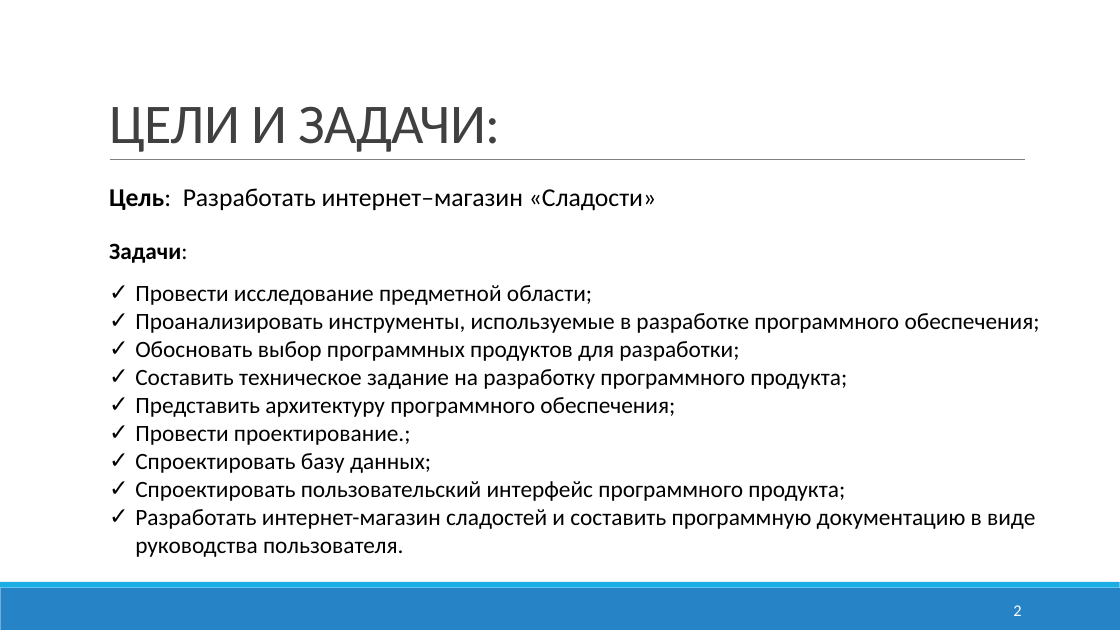
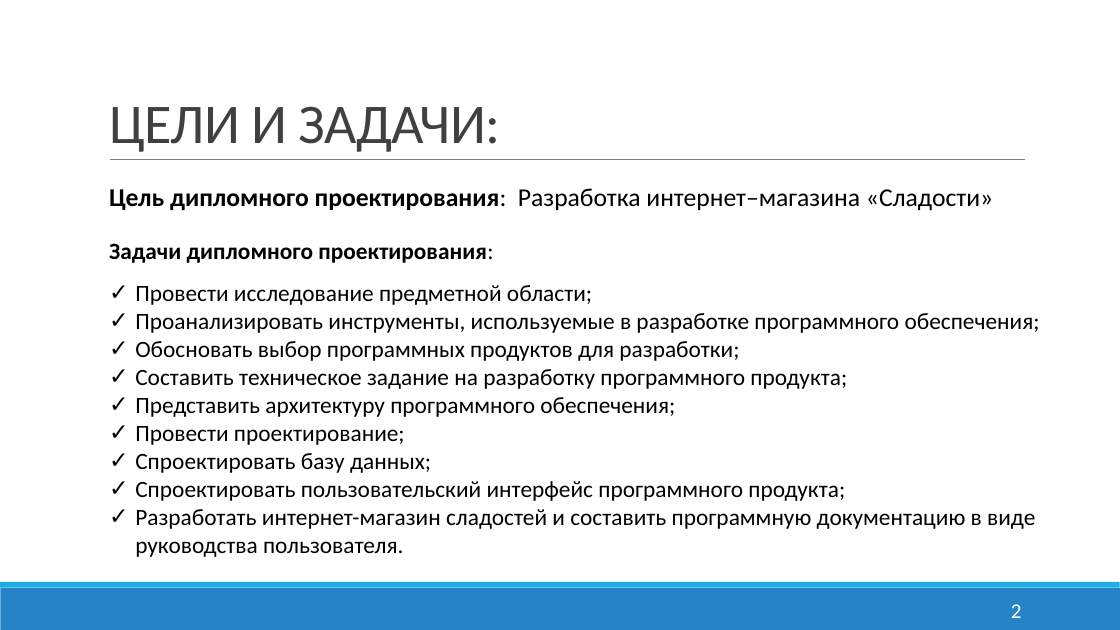
Before and after one commit to NikvaseN/degree-work, a slide deck: slide 2 of docs/Презентация.pptx. Drawn at 1120x630 pixels with LibreOffice and Linux fonts; fonts in the diff are those of the drawing. Boxes give left, top, right and bottom in pixels: in the first picture for what was removed or moved away, otherwise in the second. Text is boxed around its words. In the diff, an @@ line names an element or a change of style, - is before the commit and + after.

```diff
--- a/docs/Презентация.pptx
+++ b/docs/Презентация.pptx
@@ text at (109,188,993,211): text changed @@
-Цель: Разработать интернет–магазин «Сладости»
+Цель дипломного проектирования: Разработка интернет–магазина «Сладости»
@@ text at (109,243,493,263): text changed @@
-Задачи:
+Задачи дипломного проектирования:
@@ text at (135,426,405,445): text changed @@
-✓ Провести проектирование.;
+✓ Провести проектирование;
@@ page number at (1011,604,1022,618): size 14 to 18 pt @@
```
Also in this commit, not shown: 1 other slide changed, 4 slides added, 2 slides removed, 23 other files.
